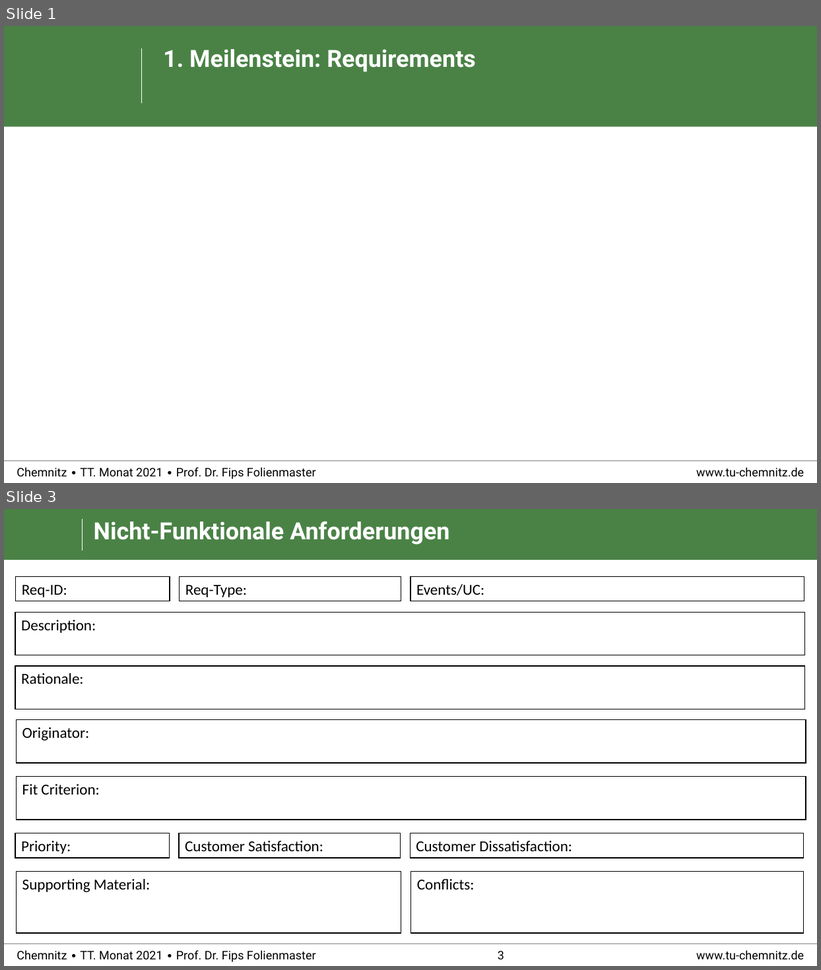
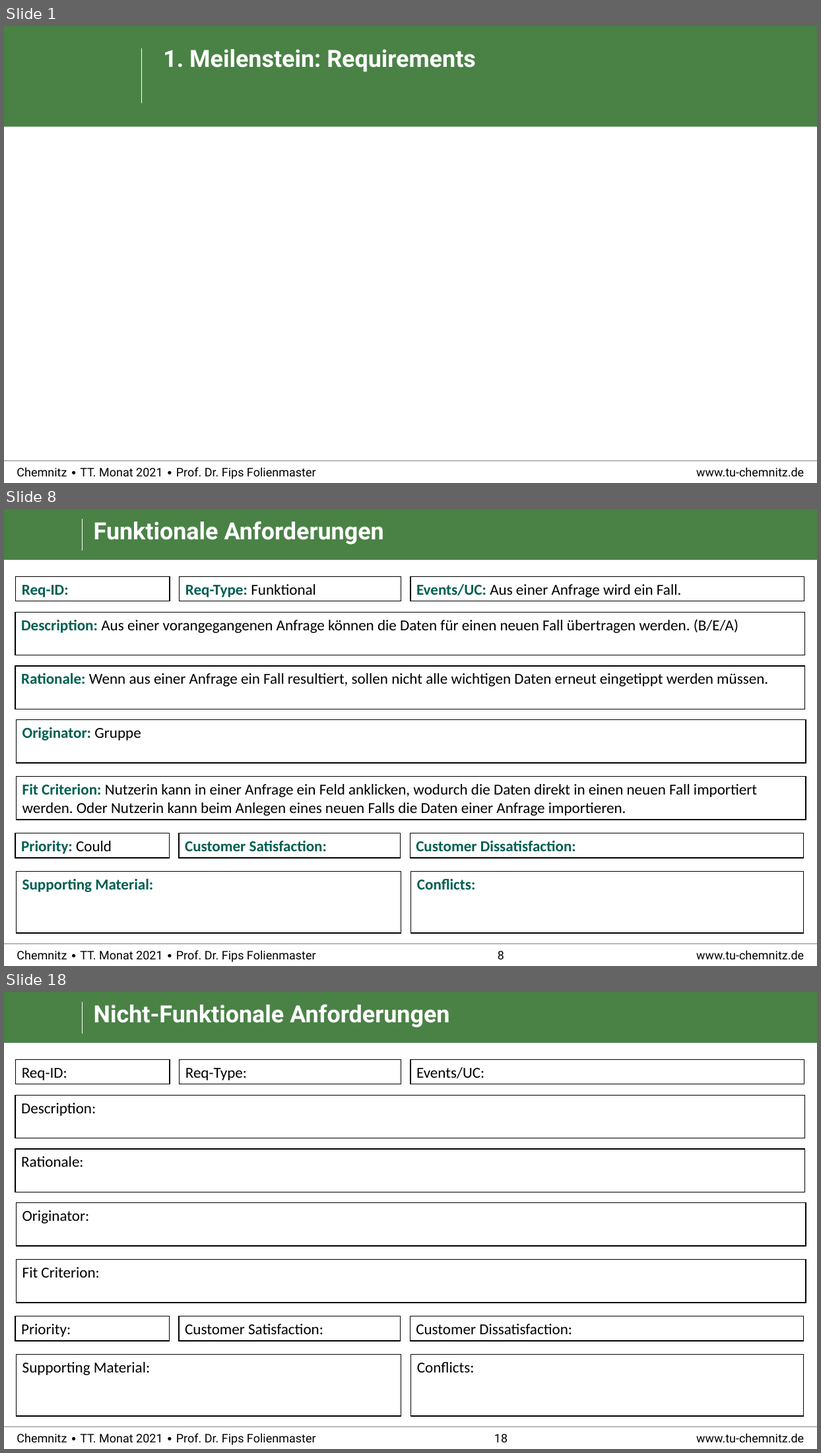
Before and after one commit to RealBiggerBo/Softwaretechnik, a slide deck: SnowCards_Requirements.pptx. Shown one above the other, each under a label of ours: slides 1 and 3 before the commit, slides 1, 8 and 18 after it; the slides between them are not shown. The pictures are 821x970 and 821x1453 pixels, drawn with LibreOffice and Linux fonts; fonts in the diff are those of the drawing; background and template pictures are left out. Boxes give left, top, right and bottom in pixels: in the first picture for what was removed or moved away, otherwise in the second. Text is boxed around its words. In the diff, an @@ line names an element or a change of style, - is before the commit and + after.

```diff
--- a/SnowCards_Requirements.pptx
+++ b/SnowCards_Requirements.pptx
@@ slide 8 added at (4, 509, 817, 966), background #FFFFFF; not listed: 6 template elements that a slide beside it also shows @@
@@ title added at (94, 521, 384, 545), 28 pt, text #FFFFFF, bold @@
+Funktionale Anforderungen
@@ rectangle added at (16, 577, 170, 601), fill #FFFFFF, outline #000000 1 pt, 18 pt, text #005F50, bold @@
+Req-ID:
@@ rectangle added at (180, 577, 401, 601), fill #FFFFFF, outline #000000 1 pt, 18 pt, text #000000 @@
+Req-Type: Funktional
@@ rectangle added at (411, 577, 805, 601), fill #FFFFFF, outline #000000 1 pt, 18 pt, text #000000 @@
+Events/UC: Aus einer Anfrage wird ein Fall.
@@ group added at (15, 612, 806, 820): 4 rectangles @@
+Description: Aus einer vorangegangenen Anfrage können die Daten für einen neuen Fall übertragen werden. (B/E/A)
+Rationale: Wenn aus einer Anfrage ein Fall resultiert, sollen nicht alle wichtigen Daten erneut eingetippt werden müssen.
+Originator: Gruppe
+Fit Criterion: Nutzerin kann in einer Anfrage ein Feld anklicken, wodurch die Daten direkt in einen neuen Fall importiert werden. Oder Nutzerin kann beim Anlegen eines neuen Falls die Daten einer Anfrage importieren.
@@ rectangle added at (15, 834, 169, 858), fill #FFFFFF, outline #000000 1 pt, 18 pt, text #005F50, bold @@
+Priority: Could
@@ rectangle added at (179, 834, 401, 858), fill #FFFFFF, outline #000000 1 pt, 18 pt, text #005F50, bold @@
+Customer Satisfaction:
@@ rectangle added at (411, 834, 805, 858), fill #FFFFFF, outline #000000 1 pt, 18 pt, text #005F50, bold @@
+Customer Dissatisfaction:
@@ rectangle added at (16, 872, 401, 933), fill #FFFFFF, outline #000000 1 pt, 18 pt, text #005F50, bold @@
+Supporting Material:
@@ rectangle added at (411, 872, 805, 933), fill #FFFFFF, outline #000000 1 pt, 18 pt, text #005F50, bold @@
+Conflicts:
@@ what was slide 3 is now slide 18 @@
@@ page number at (494, 1434, 508, 1443): text changed @@
-3
+18
```
Also in this commit, not shown: 1 slide changed, 14 other slides added.
